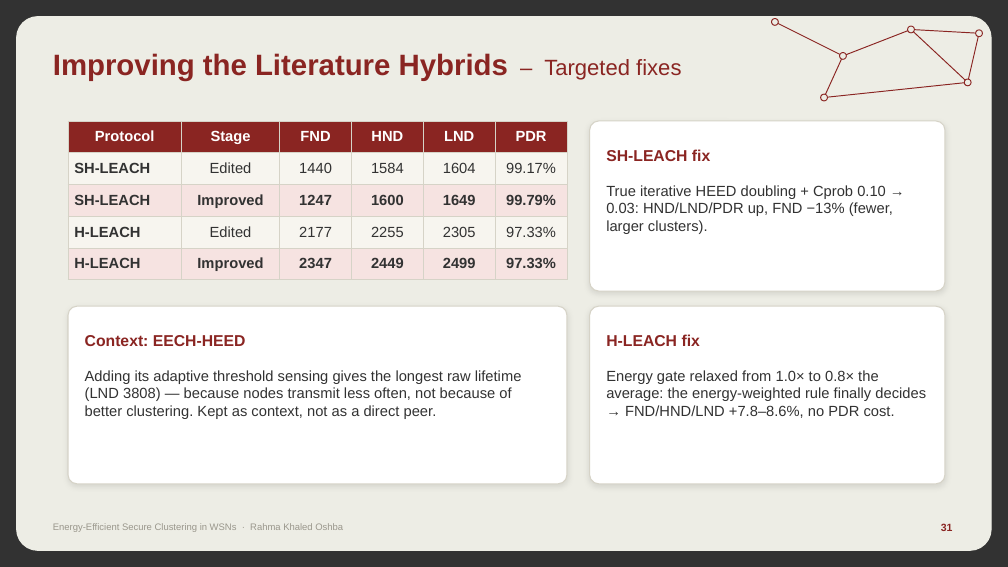
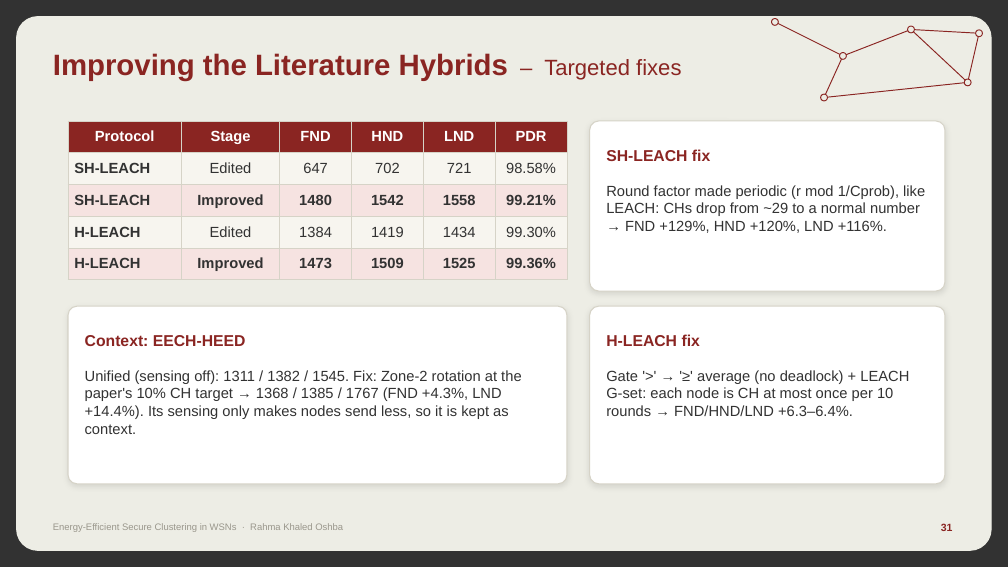
Before and after one commit to RahmaOshba/Routing-Protocols, a slide deck: slide 31 of thesis-final/Thesis_Defense_v8-Chain.pptx. Drawn at 1008x567 pixels with LibreOffice and Linux fonts; fonts in the diff are those of the drawing. Boxes give left, top, right and bottom in pixels: in the first picture for what was removed or moved away, otherwise in the second. Text is boxed around its words. In the diff, an @@ line names an element or a change of style, - is before the commit and + after.

```diff
--- a/thesis-final/Thesis_Defense_v8-Chain.pptx
+++ b/thesis-final/Thesis_Defense_v8-Chain.pptx
@@ table at (68, 121, 567, 275) @@
-row 2: SH-LEACH | Edited | 1440 | 1584 | 1604 | 99.17%
+row 2: SH-LEACH | Edited | 647 | 702 | 721 | 98.58%
-row 3: SH-LEACH | Improved | 1247 | 1600 | 1649 | 99.79%
+row 3: SH-LEACH | Improved | 1480 | 1542 | 1558 | 99.21%
-row 4: H-LEACH | Edited | 2177 | 2255 | 2305 | 97.33%
+row 4: H-LEACH | Edited | 1384 | 1419 | 1434 | 99.30%
-row 5: H-LEACH | Improved | 2347 | 2449 | 2499 | 97.33%
+row 5: H-LEACH | Improved | 1473 | 1509 | 1525 | 99.36%
@@ text at (606, 185, 925, 233): text changed @@
-True iterative HEED doubling + Cprob 0.10 → 0.03: HND/LND/PDR up, FND −13% (fewer, larger clusters).
+Round factor made periodic (r mod 1/Cprob), like LEACH: CHs drop from ~29 to a normal number → FND +129%, HND +120%, LND +116%.
@@ text at (85, 370, 521, 434): text changed @@
-Adding its adaptive threshold sensing gives the longest raw lifetime (LND 3808) — because nodes transmit less often, not because of better clustering. Kept as context, not as a direct peer.
+Unified (sensing off): 1311 / 1382 / 1545. Fix: Zone-2 rotation at the paper's 10% CH target → 1368 / 1385 / 1767 (FND +4.3%, LND +14.4%). Its sensing only makes nodes send less, so it is kept as context.
@@ text at (606, 370, 909, 416): text changed @@
-Energy gate relaxed from 1.0× to 0.8× the average: the energy-weighted rule finally decides → FND/HND/LND +7.8–8.6%, no PDR cost.
+Gate '>' → '≥' average (no deadlock) + LEACH G-set: each node is CH at most once per 10 rounds → FND/HND/LND +6.3–6.4%.
```
Also in this commit, not shown: 4 other slides changed, 19 other files.
